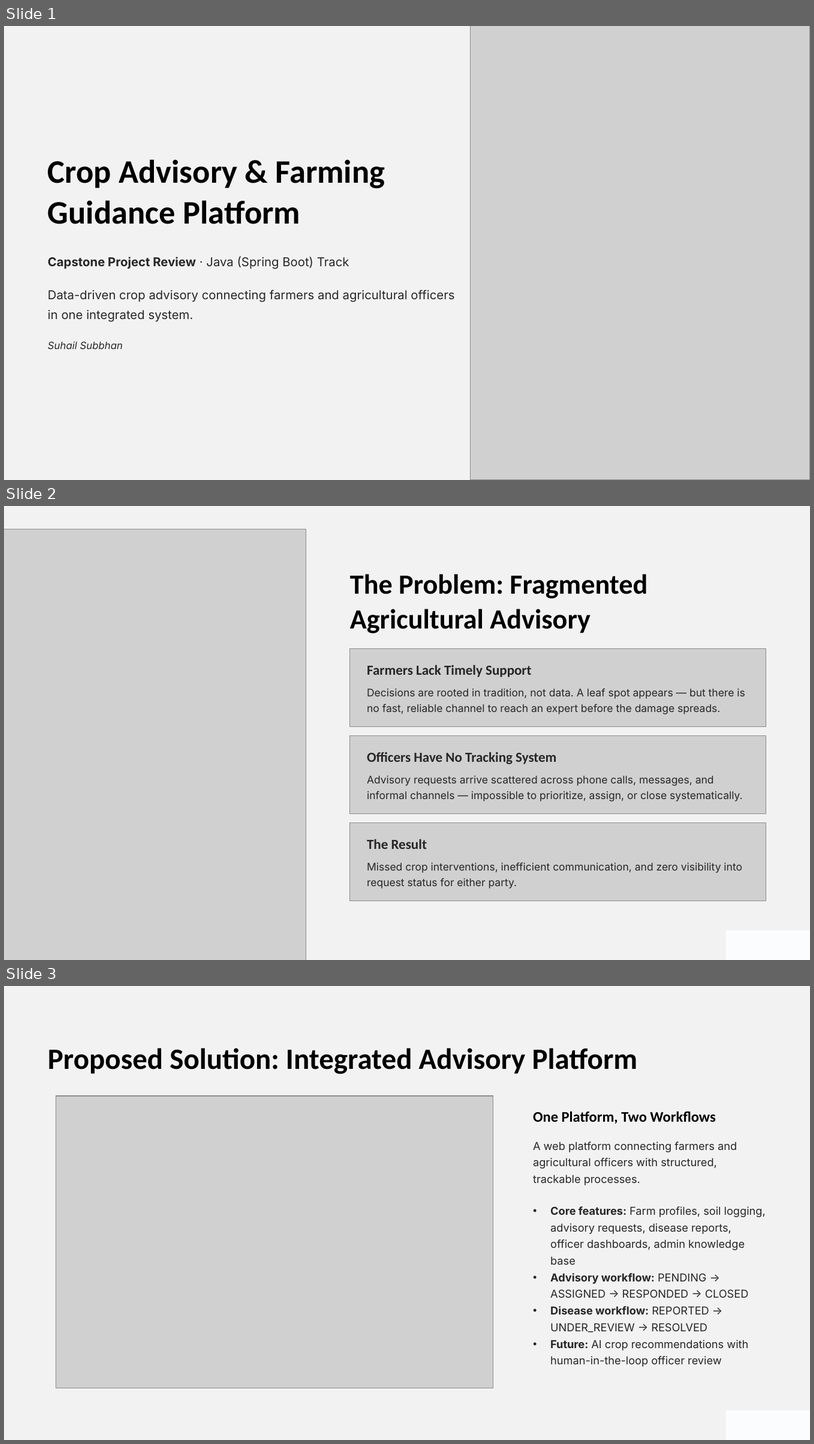
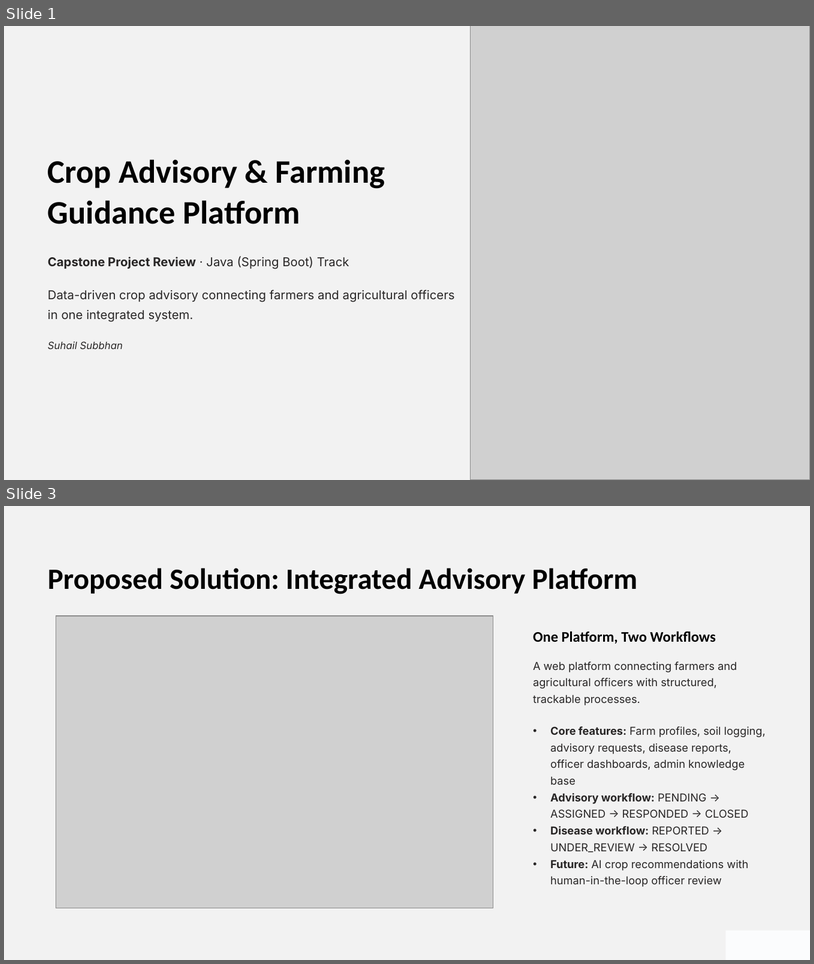
Before and after one commit to CodeTitan-S/crop-advisory-platform, a slide deck: docs/Crop-Advisory-and-Farming-Guidance-Platform.pptx. Shown one above the other, each under a label of ours: slides 1, 2 and 3 before the commit, slides 1 and 3 after it; the slides between them are not shown. The pictures are 814x1444 and 814x964 pixels, drawn with LibreOffice and Linux fonts; fonts in the diff are those of the drawing; grey boxes stand for pictures; background and template pictures are left out. Boxes give left, top, right and bottom in pixels: in the first picture for what was removed or moved away, otherwise in the second. Text is boxed around its words. In the diff, an @@ line names an element or a change of style, - is before the commit and + after.

Commit message:
fix: resolve P0-P2 bugs and harden uploads, auth, and workflows
- Run the test suite on in-memory H2 so CI needs no live PostgreSQL;
  make the DataSource driver configurable and drop the CI postgres service
- Pin Jackson to ISO-8601 dates and add an integration test asserting
  createdAt/recordedAt serialize as strings the frontend can parse
- Validate photo uploads by magic bytes instead of the client-supplied
  Content-Type, closing the mislabeled-file upload path
- Trim and normalize CORS origins so stray whitespace or a trailing
  slash in FRONTEND_URL cannot silently break browser requests
- Add admin reassignment for stuck advisory requests and disease
  reports, plus an admin resolve override, with queue read access for
  admins and a new admin Oversight screen
- Open knowledge-base reads to officers, who need the reference material
  when advising farmers
- Fix validation error handling for class-level constraints, NaN input
  handling in the farm and soil forms, defensive API envelope unwrapping,
  and a primitive existsByEmail; update tests and docs accordingly

```diff
--- a/docs/Crop-Advisory-and-Farming-Guidance-Platform.pptx
+++ b/docs/Crop-Advisory-and-Farming-Guidance-Platform.pptx
@@ slide 2 removed at box(4, 506, 810, 960), background picture (left out); not listed: 1 template element that a slide beside it also shows @@
@@ picture removed at box(4, 529, 306, 960) @@
@@ text removed at box(350, 574, 648, 633) @@
-The Problem: Fragmented Agricultural Advisory
@@ picture removed at box(350, 648, 767, 726) @@
@@ text removed at box(367, 665, 531, 677) @@
-Farmers Lack Timely Support
@@ text removed at box(367, 688, 745, 714) @@
-Decisions are rooted in tradition, not data. A leaf spot appears — but there is no fast, reliable channel to reach an expert before the damage spreads.
@@ picture removed at box(350, 735, 767, 813) @@
@@ text removed at box(367, 752, 557, 764) @@
-Officers Have No Tracking System
@@ text removed at box(367, 775, 743, 801) @@
-Advisory requests arrive scattered across phone calls, messages, and informal channels — impossible to prioritize, assign, or close systematically.
@@ picture removed at box(350, 822, 767, 900) @@
@@ text removed at box(367, 839, 427, 849) @@
-The Result
@@ text removed at box(367, 862, 743, 888) @@
-Missed crop interventions, inefficient communication, and zero visibility into request status for either party.
@@ rectangle removed at box(726, 930, 810, 960) @@
```
Also in this commit, not shown: 1 slide changed, 2 slides added, 4 other slides removed, 31 other files.
